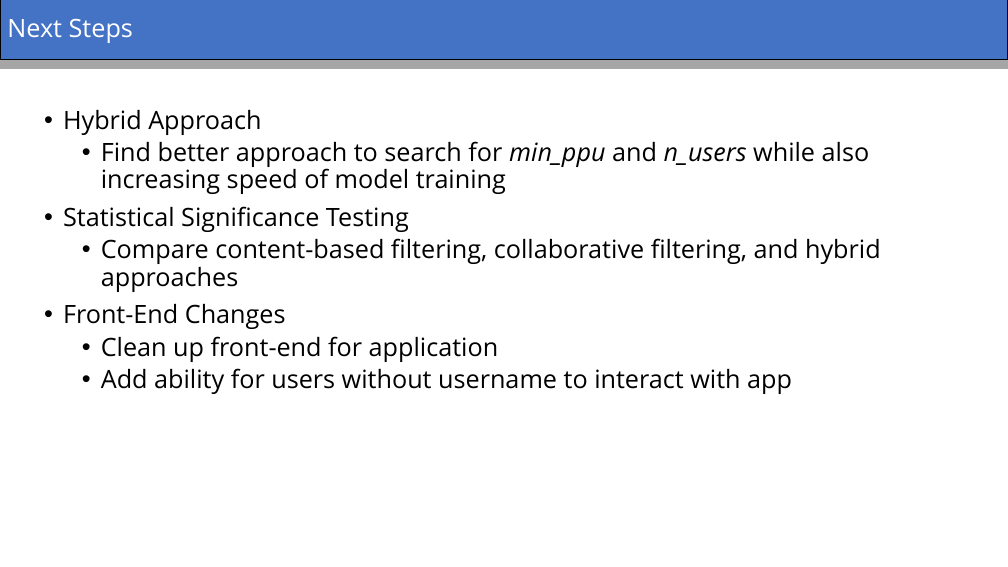
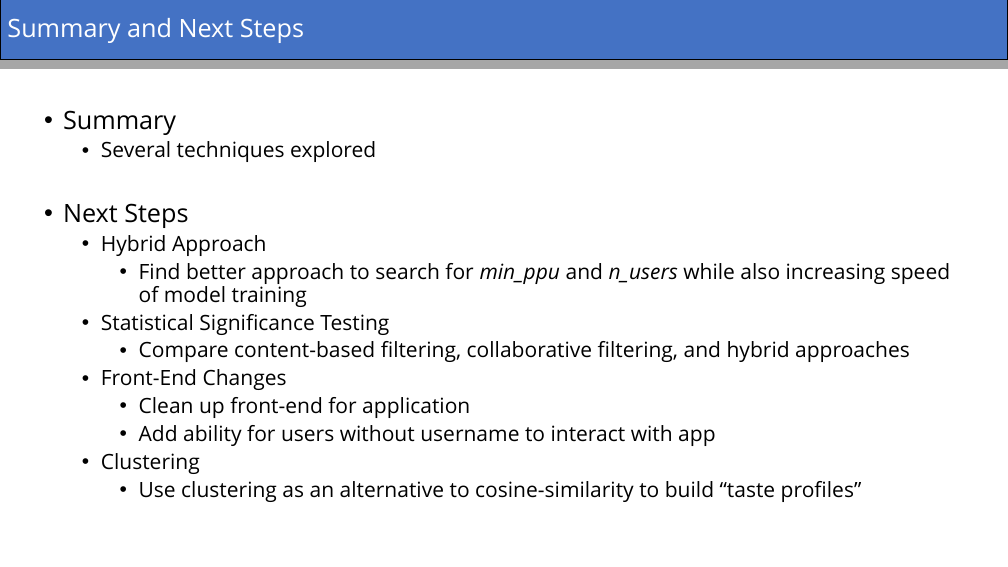
Before and after one commit to tmsharp/BeerMe-App, a slide deck: slide 10 of BeerMe.pptx. Drawn at 1008x567 pixels with LibreOffice and Linux fonts; fonts in the diff are those of the drawing. Boxes give left, top, right and bottom in pixels: in the first picture for what was removed or moved away, otherwise in the second. Text is boxed around its words. In the diff, an @@ line names an element or a change of style, - is before the commit and + after.

```diff
--- a/BeerMe.pptx
+++ b/BeerMe.pptx
@@ text in rectangle at [7,18,304,43]: text changed @@
-Next Steps
+Summary and Next Steps
@@ text at [63,110,376,228]: paragraphs added @@
+• Summary
+  • Several techniques explored
+• Next Steps
@@ text at [101,235,950,446]: size 24 to 20 pt in "Hybrid Approach", "Find better approach to search for min_ppu ...", "Statistical Significance Testing", "Compare content-based filtering, collaborative filtering, an ..." and 3 more places; list level 1 to 2 in "Hybrid Approach"; list level 2 to 3 in "Find better approach to search ..."; list level 1 to 2 in "Statistical Significance Testing"; list level 2 to 3 in "Compare content-based filtering, collaborative filtering, ..."; list level 1 to 2 in "Front-End Changes"; list level 2 to 3 in "Clean up front-end for application"; list level 2 to 3 in "Add ability for users without ..." @@
@@ text at [101,453,862,502]: paragraphs added @@
+  • Clustering
+    • Use clustering as an alternative to cosine-similarity to build “taste profiles”
```
Also in this commit, not shown: 2 other slides changed, 1 slide removed, 1 other file.
